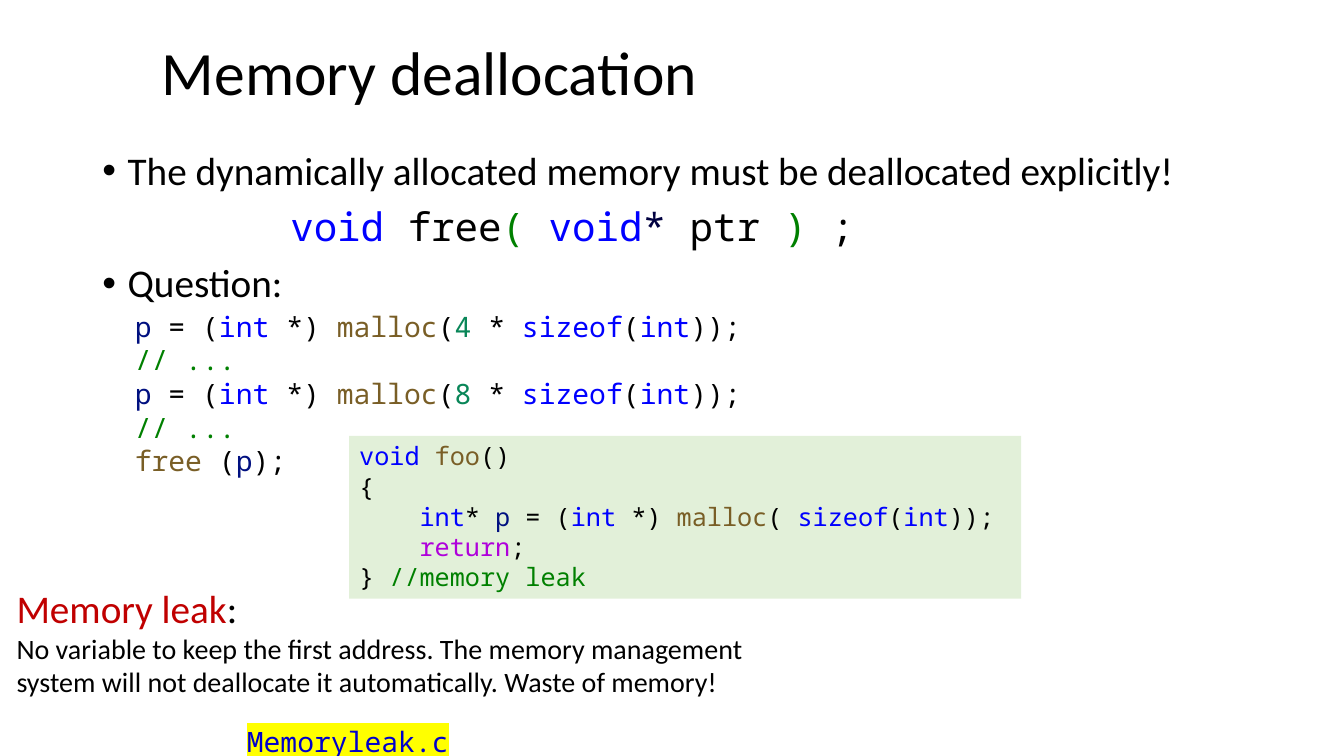
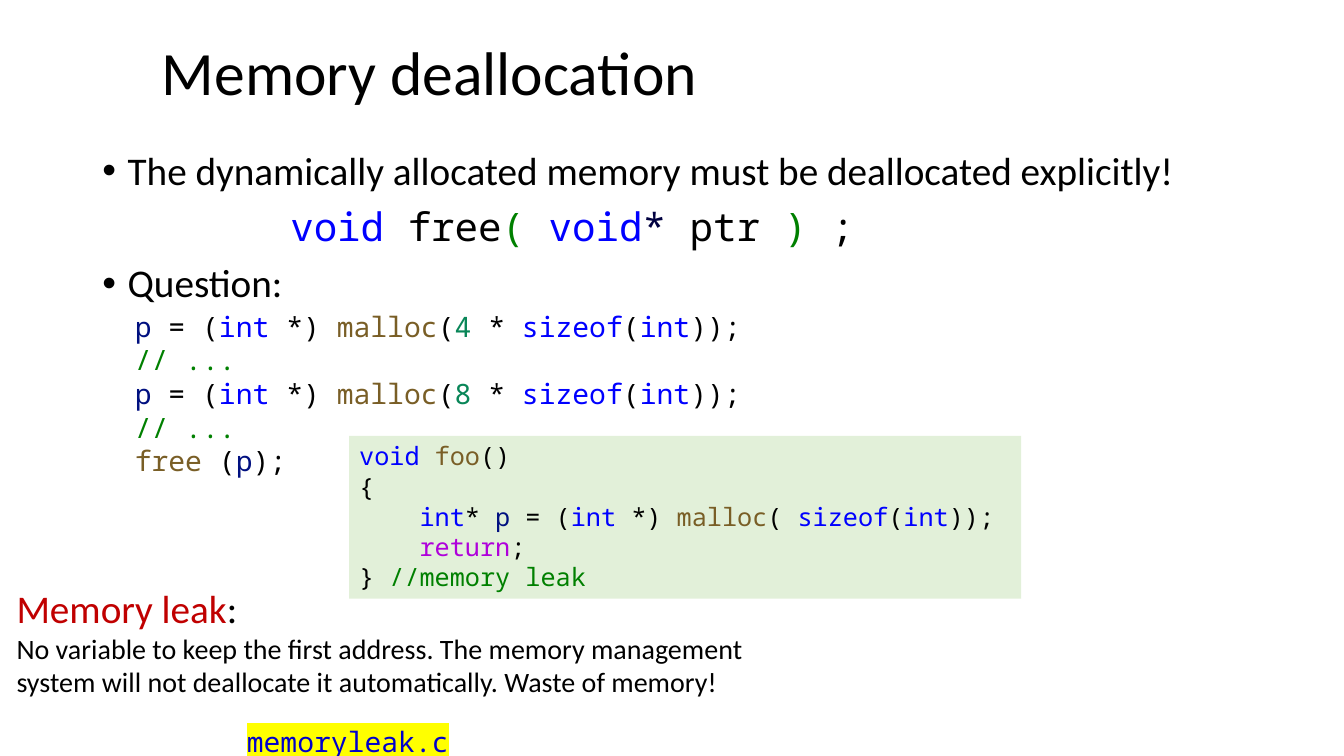
Before and after one commit to ShiqiYu/CPP, a slide deck: slide 19 of week05/Lecture05.pptx. Drawn at 1344x756 pixels with LibreOffice and Linux fonts; fonts in the diff are those of the drawing; background and template pictures are left out. Boxes give left, top, right and bottom in pixels: in the first picture for what was removed or moved away, otherwise in the second. Text is boxed around its words. In the diff, an @@ line names an element or a change of style, - is before the commit and + after.

```diff
--- a/week05/Lecture05.pptx
+++ b/week05/Lecture05.pptx
@@ text in rectangle at [247, 730, 449, 756]: text changed @@
-Memoryleak.c
+memoryleak.c
```
Also in this commit, not shown: 1 other slide changed, 1 other file.
